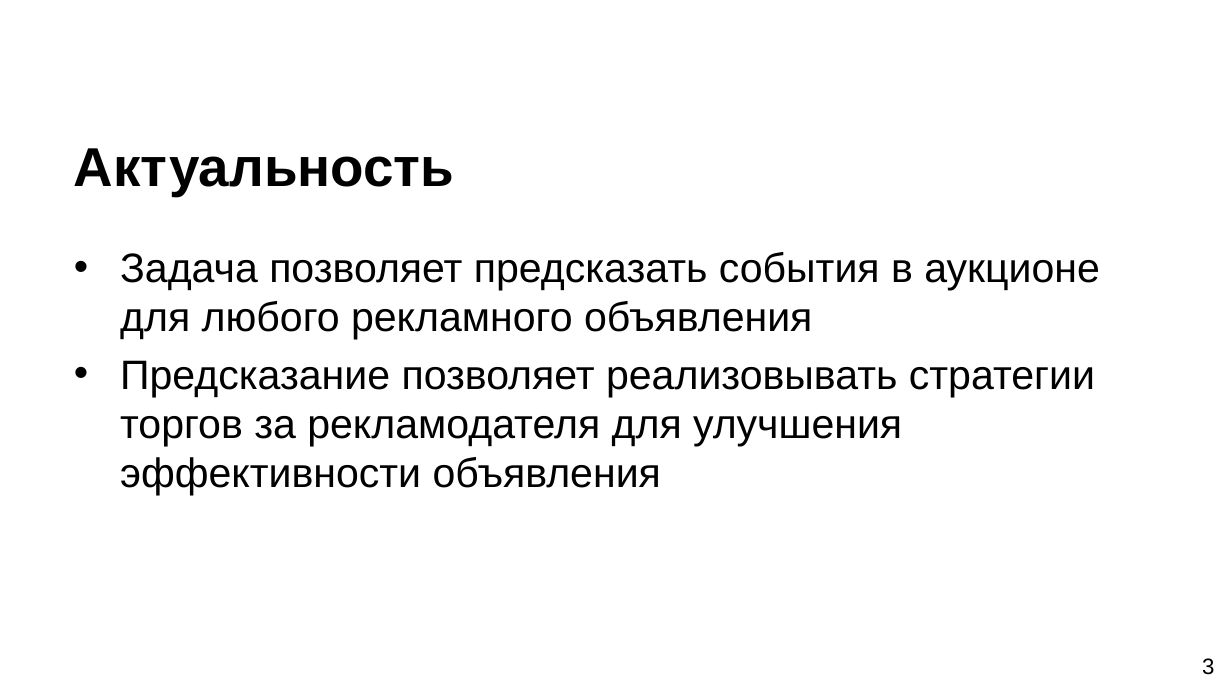
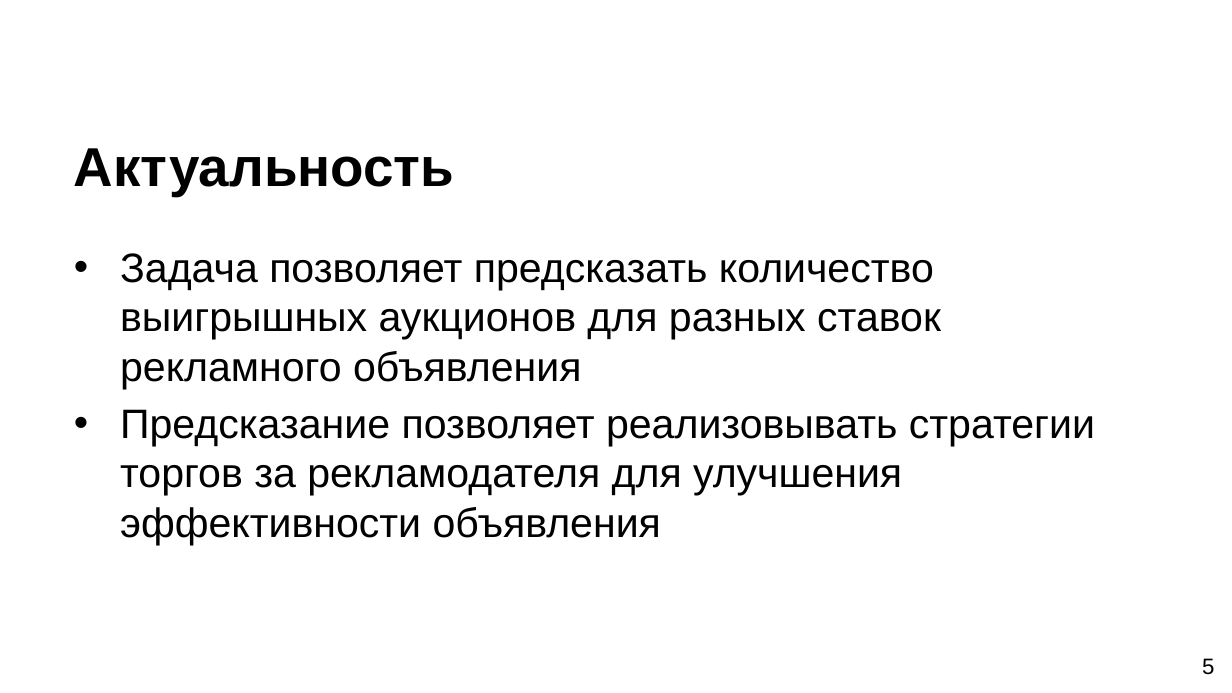
Before and after one commit to SerTelnov/landscape-forecasting, a slide deck: slide 5 of stuff/docs/2020-pps-forecasting.pptx (slide 3 before the commit). Drawn at 1232x693 pixels with LibreOffice and Linux fonts; fonts in the diff are those of the drawing; background and template pictures are left out. Boxes give left, top, right and bottom in pixels: in the first picture for what was removed or moved away, otherwise in the second. Text is boxed around its words. In the diff, an @@ line names an element or a change of style, - is before the commit and + after.

```diff
--- a/stuff/docs/2020-pps-forecasting.pptx
+++ b/stuff/docs/2020-pps-forecasting.pptx
@@ text at (120, 253, 941, 389): text changed @@
-• Задача позволяет предсказать события в аукционе для любого рекламного объявления
+• Задача позволяет предсказать количество выигрышных аукционов для разных ставок рекламного объявления
@@ page number at (1202, 658, 1214, 675): text changed @@
-3
+5
```
Also in this commit, not shown: 11 other slides changed, 9 slides added, 2 slides removed.
